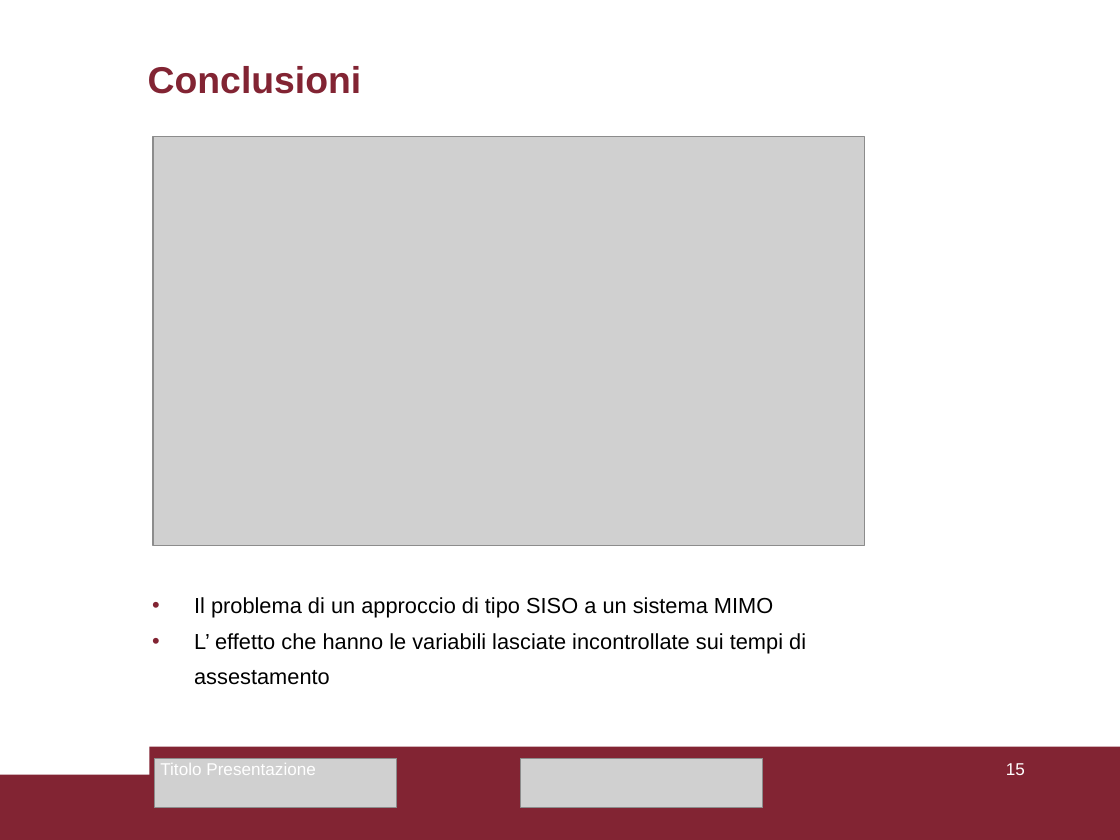
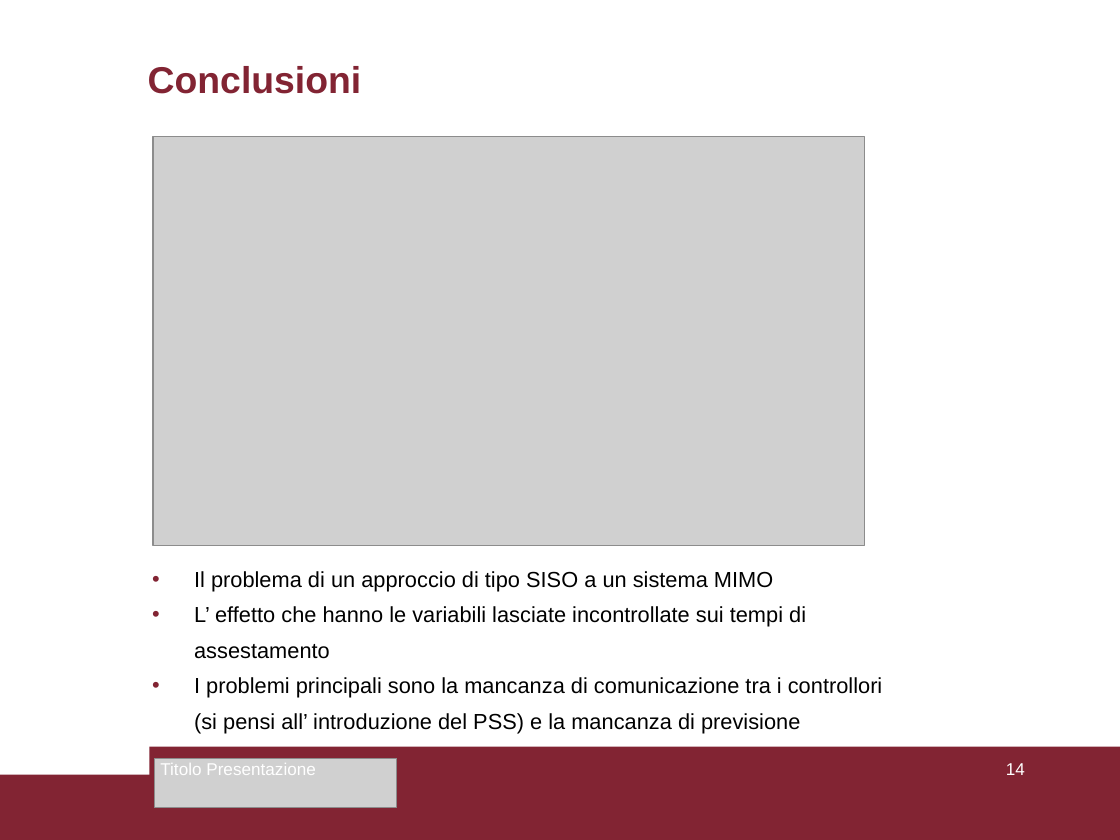
Before and after one commit to LeonardoSalustri/Tesi, a slide deck: slide 14 of Formule_presentazione/Presentazione_versione3.odp (slide 15 before the commit). Drawn at 1120x840 pixels with LibreOffice and Linux fonts; fonts in the diff are those of the drawing; grey boxes stand for pictures. Boxes give left, top, right and bottom in pixels: in the first picture for what was removed or moved away, otherwise in the second. Text is boxed around its words. In the diff, an @@ line names an element or a change of style, - is before the commit and + after.

```diff
--- a/Formule_presentazione/Presentazione_versione3.odp
+++ b/Formule_presentazione/Presentazione_versione3.odp
@@ text "Il problema di un approccio ...": place and size @@
-text "Il problema di un approccio ..." at bbox=[194, 597, 806, 685]
+text "Il problema di un approccio ..." at bbox=[194, 571, 882, 734]
@@ text at bbox=[194, 677, 882, 734]: paragraphs added @@
+• I problemi principali sono la mancanza di comunicazione tra i controllori
+(si pensi all’ introduzione del PSS) e la mancanza di previsione
@@ picture removed at bbox=[521, 758, 764, 808] @@
@@ page number at bbox=[1006, 763, 1025, 775]: text changed @@
-15
+14
```
Also in this commit, not shown: 12 other slides changed, 1 slide added, 1 slide removed, 15 other files.
